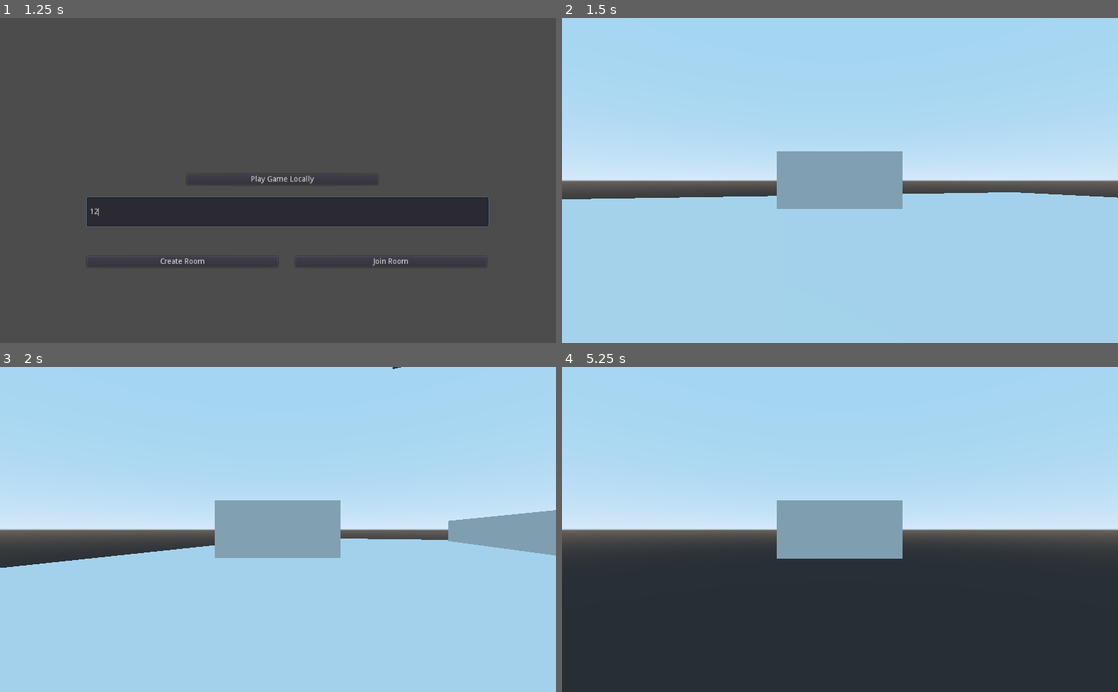
Above: before the commit, frames 1-4 (two rows, left to right).
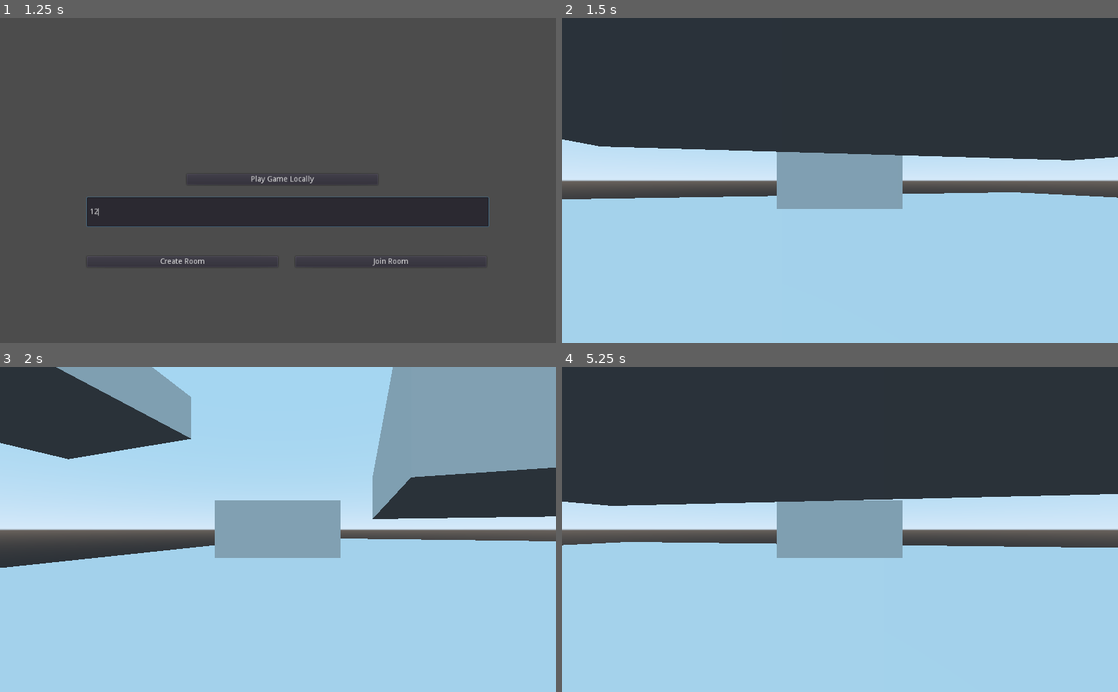
Above: after the commit, the same moments.

Repository: CodeScratcher/Multiplayer-Fighter
Game: Godot game, scene res://Scenes/MainMenu.tscn
The game is run twice, just before and just after one commit, with the same random seed, the same clock (stepped at 60 frames per second) and the same inputs.
Inputs (mouse positions are in pixels of both pictures, inside the frame that each line leads up to):
- Up to frame 1 (1.25 s): click (289, 213) at 0.52 s; type "12" at 0.6 s
- Up to frame 2 (1.5 s): click "Play Game Locally" at 1.25 s
- Up to frame 3 (2 s): no input
- Up to frame 4 (5.25 s): move the mouse to (962, 513) at 2.02 s; hold D (right) 2.03-2.78 s; tap Space (jump) at 2.1, 2.27, 2.57, 2.85, 3.02, 3.32, 3.6, 4.35, 4.52, 4.82, 5.1 s; move the mouse to (728, 545) at 2.77 s; hold S (down) 2.78-3.53 s; move the mouse to (895, 458) at 3.52 s; hold D (right) 3.53-4.28 s; move the mouse to (812, 594) at 4.27 s; hold W (up) 4.28-5.03 s; move the mouse to (1006, 578) at 5.02 s; hold A (left) from 5.03 s (still down)

Frame 1 is identical in both runs. In frame 2, 42% of the frame differs, in the area x 0-100%, y 0-44%; in frame 3, 25%; in frame 4, 85%, in the area x 0-100%, y 0-100%.

Commit message:
Created lobby

Diff:
--- /dev/null
+++ b/RoomSetup.tscn
@@ -0,0 +1,43 @@
+[gd_scene format=2]
+
+[node name="RoomSetup" type="Control"]
+anchor_right = 1.0
+anchor_bottom = 1.0
+__meta__ = {
+"_edit_use_anchors_": false
+}
+
+[node name="P1" type="Panel" parent="."]
+margin_top = 264.0
+margin_right = 208.0
+margin_bottom = 584.0
+__meta__ = {
+"_edit_use_anchors_": false
+}
+
+[node name="P2" type="Panel" parent="."]
+margin_left = 264.0
+margin_top = 264.0
+margin_right = 472.0
+margin_bottom = 584.0
+__meta__ = {
+"_edit_use_anchors_": false
+}
+
+[node name="P3" type="Panel" parent="."]
+margin_left = 536.0
+margin_top = 264.0
+margin_right = 744.0
+margin_bottom = 584.0
+__meta__ = {
+"_edit_use_anchors_": false
+}
+
+[node name="P4" type="Panel" parent="."]
+margin_left = 816.0
+margin_top = 264.0
+margin_right = 1024.0
+margin_bottom = 584.0
+__meta__ = {
+"_edit_use_anchors_": false
+}
--- a/Scenes/Children Scenes/Player.tscn
+++ b/Scenes/Children Scenes/Player.tscn
@@ -10,9 +10,9 @@
 transform = Transform( 1.52654, 0, 0, 0, 0.711431, 0, 0, 0, 1.66393, 5.96573, 2.84033, 0.409809 )
 input_capture_on_drag = true
 script = ExtResource( 1 )
-gravity = 25
+gravity = 15
 terminal_velocity = 50
-jump_force = 150
+jump_force = 125
 accel = 5
 max_run_speed = 20
 
--- a/Scenes/Game.tscn
+++ b/Scenes/Game.tscn
@@ -21,7 +21,7 @@
 shape = SubResource( 2 )
 
 [node name="Arena2" type="MeshInstance" parent="."]
-transform = Transform( -4.72011, 0, 0, 0, 1, 0, 0, 0, 4.76005, -6.04229, 1.16321, 5.15682 )
+transform = Transform( -4.72011, 0, 0, 0, 1, 0, 0, 0, 4.76005, -16.2892, 7.02843, -2.17076 )
 mesh = SubResource( 1 )
 material/0 = null
 
@@ -30,8 +30,18 @@
 [node name="CollisionShape" type="CollisionShape" parent="Arena2/StaticBody"]
 shape = SubResource( 2 )
 
+[node name="Arena4" type="MeshInstance" parent="."]
+transform = Transform( -4.72011, 0, 0, 0, 1, 0, 0, 0, 4.76005, 15.9272, 7.02843, -2.17076 )
+mesh = SubResource( 1 )
+material/0 = null
+
+[node name="StaticBody" type="StaticBody" parent="Arena4"]
+
+[node name="CollisionShape" type="CollisionShape" parent="Arena4/StaticBody"]
+shape = SubResource( 2 )
+
 [node name="Arena3" type="MeshInstance" parent="."]
-transform = Transform( -4.72011, 0, 0, 0, 1, 0, 0, 0, 4.76005, -1.77467, 5.53207, -6.63774 )
+transform = Transform( -4.72011, 0, 0, 0, 1, 0, 0, 0, 4.76005, -1.70783, 3.15294, 0.788324 )
 mesh = SubResource( 1 )
 material/0 = null
 
--- a/Scenes/MainMenu.tscn
+++ b/Scenes/MainMenu.tscn
@@ -3,11 +3,12 @@
 [ext_resource path="res://Scripts/ButtonChangeScene.gd" type="Script" id=1]
 
 [node name="MainMenu" type="Control"]
-anchor_right = 1.0
+anchor_top = 0.027
+anchor_right = 0.969
 anchor_bottom = 1.0
 margin_left = 728.0
-margin_top = -8.0
-margin_right = 728.0
+margin_top = -24.2
+margin_right = 759.744
 margin_bottom = -8.0
 __meta__ = {
 "_edit_use_anchors_": false
